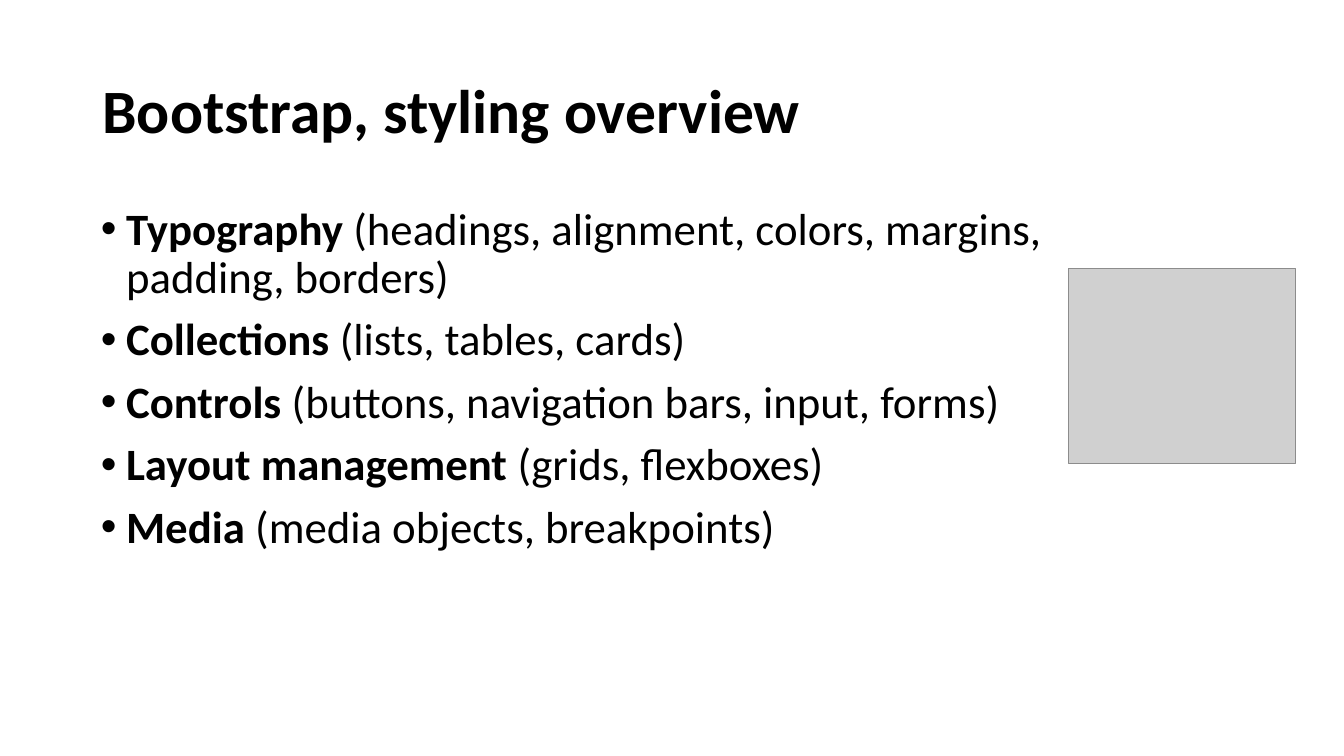
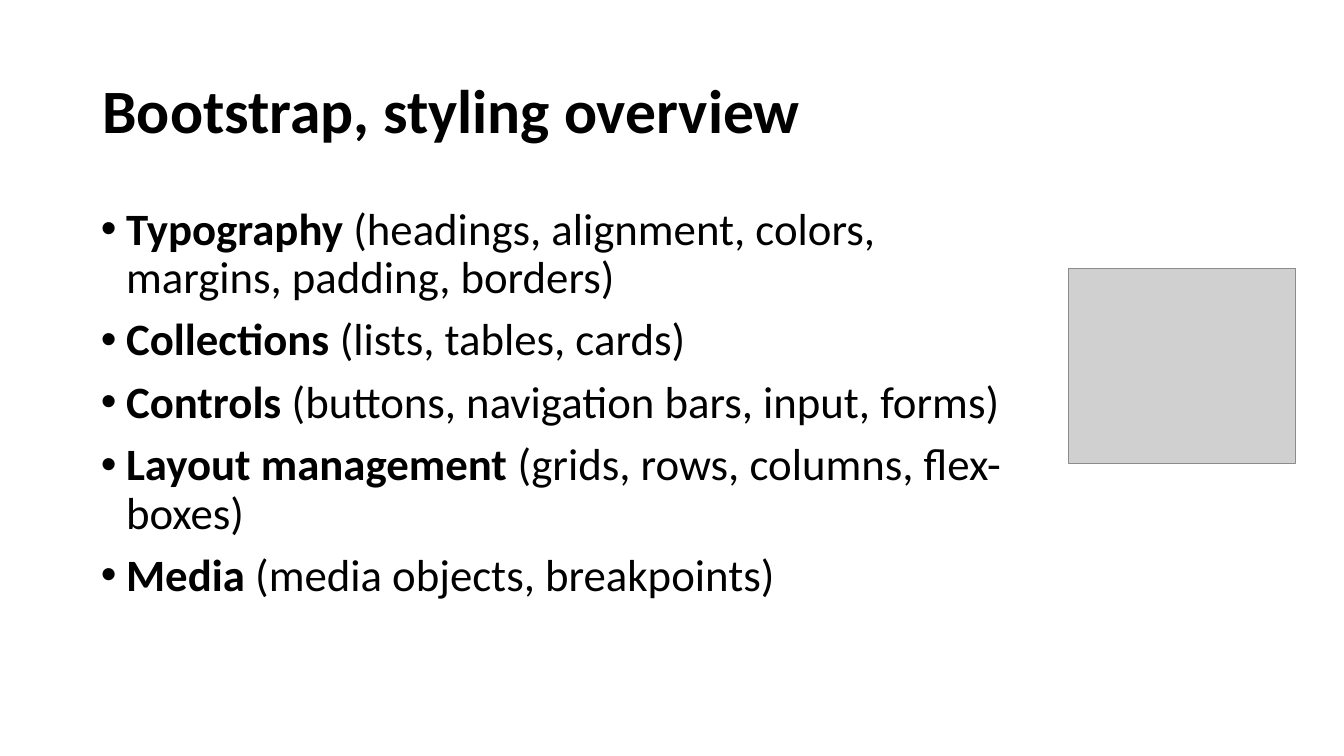
Before and after one commit to perl-easj/WebProg, a slide deck: slide 10 of 20_Bootstrap/BootstrapOverview.pptx (slide 12 before the commit). Drawn at 1344x756 pixels with LibreOffice and Linux fonts; fonts in the diff are those of the drawing; grey boxes stand for pictures. Boxes give left, top, right and bottom in pixels: in the first picture for what was removed or moved away, otherwise in the second. Text is boxed around its words. In the diff, an @@ line names an element or a change of style, - is before the commit and + after.

Commit message:
Added materials for WP Day 2 (Bootstrap 4)

```diff
--- a/20_Bootstrap/BootstrapOverview.pptx
+++ b/20_Bootstrap/BootstrapOverview.pptx
@@ text at bbox=[126, 447, 1001, 535]: text changed @@
-• Layout management (grids, flexboxes)
+• Layout management (grids, rows, columns, flex-boxes)
```
Also in this commit, not shown: 1 other slide changed, 1 slide added, 2 slides removed, 47 other files.
